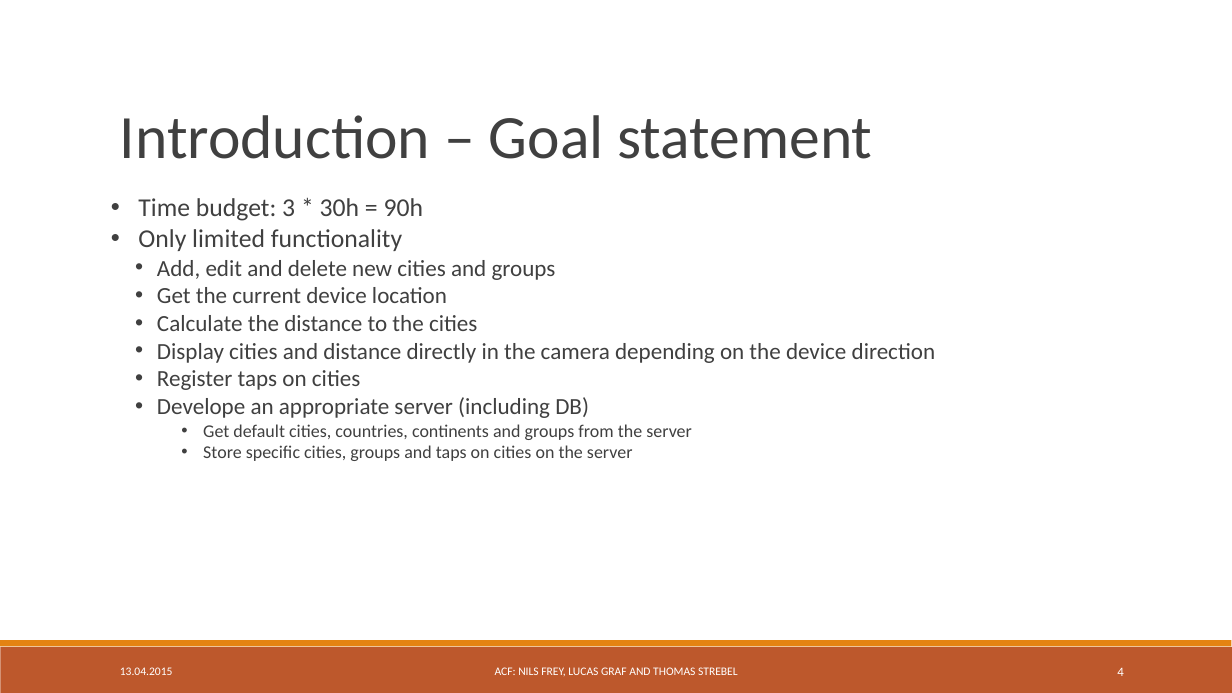
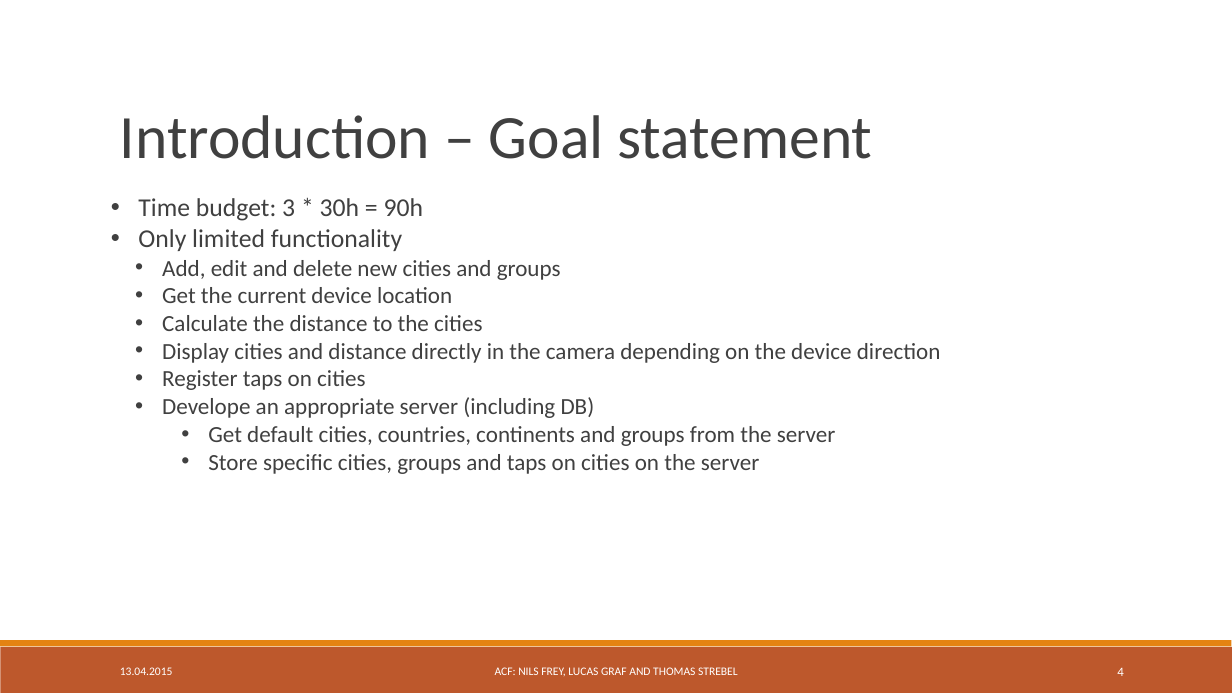
Before and after one commit to freyn42/TSM_MobOp, a slide deck: slide 4 of Presentation/TSM_MobOp Mini Project.ppt. Drawn at 1232x693 pixels with LibreOffice and Linux fonts; fonts in the diff are those of the drawing. Boxes give left, top, right and bottom in pixels: in the first picture for what was removed or moved away, otherwise in the second. Text is boxed around its words. In the diff, an @@ line names an element or a change of style, - is before the commit and + after.

```diff
--- a/Presentation/TSM_MobOp Mini Project.ppt
+++ b/Presentation/TSM_MobOp Mini Project.ppt
@@ text at bbox=[208, 426, 835, 474]: size 14 to 18 pt in "Get default cities, countries, continents and groups ...", "Store specific cities, groups and taps on ..." @@
```
Also in this commit, not shown: 5 other slides changed, 1 other file.
